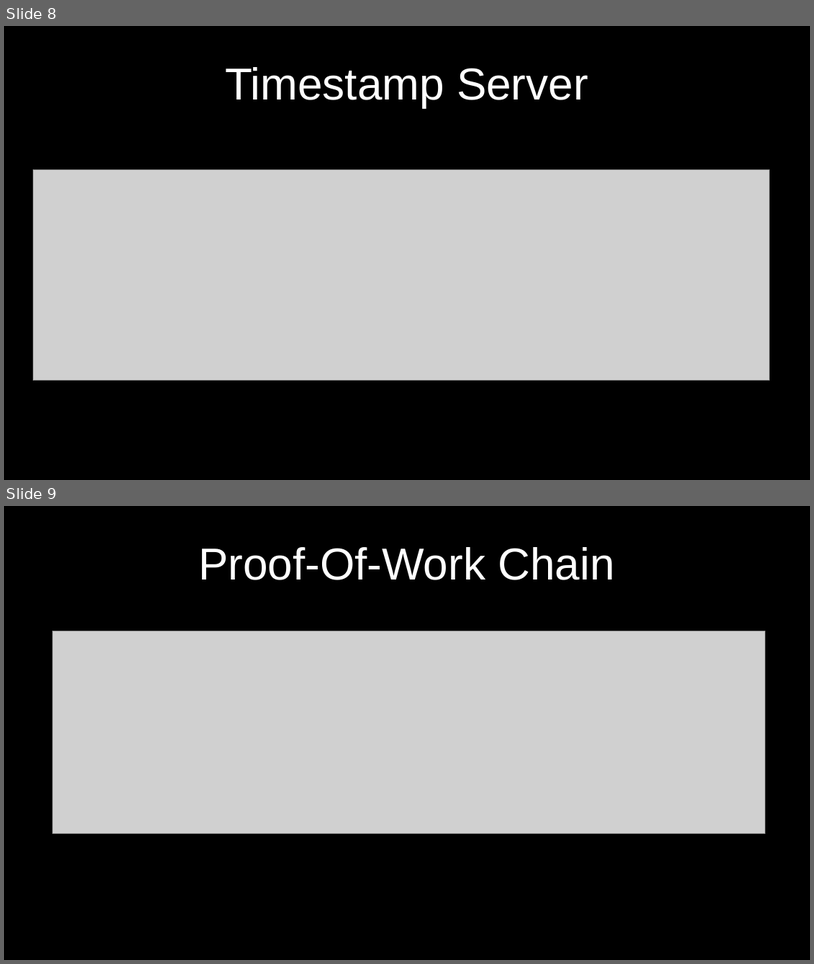
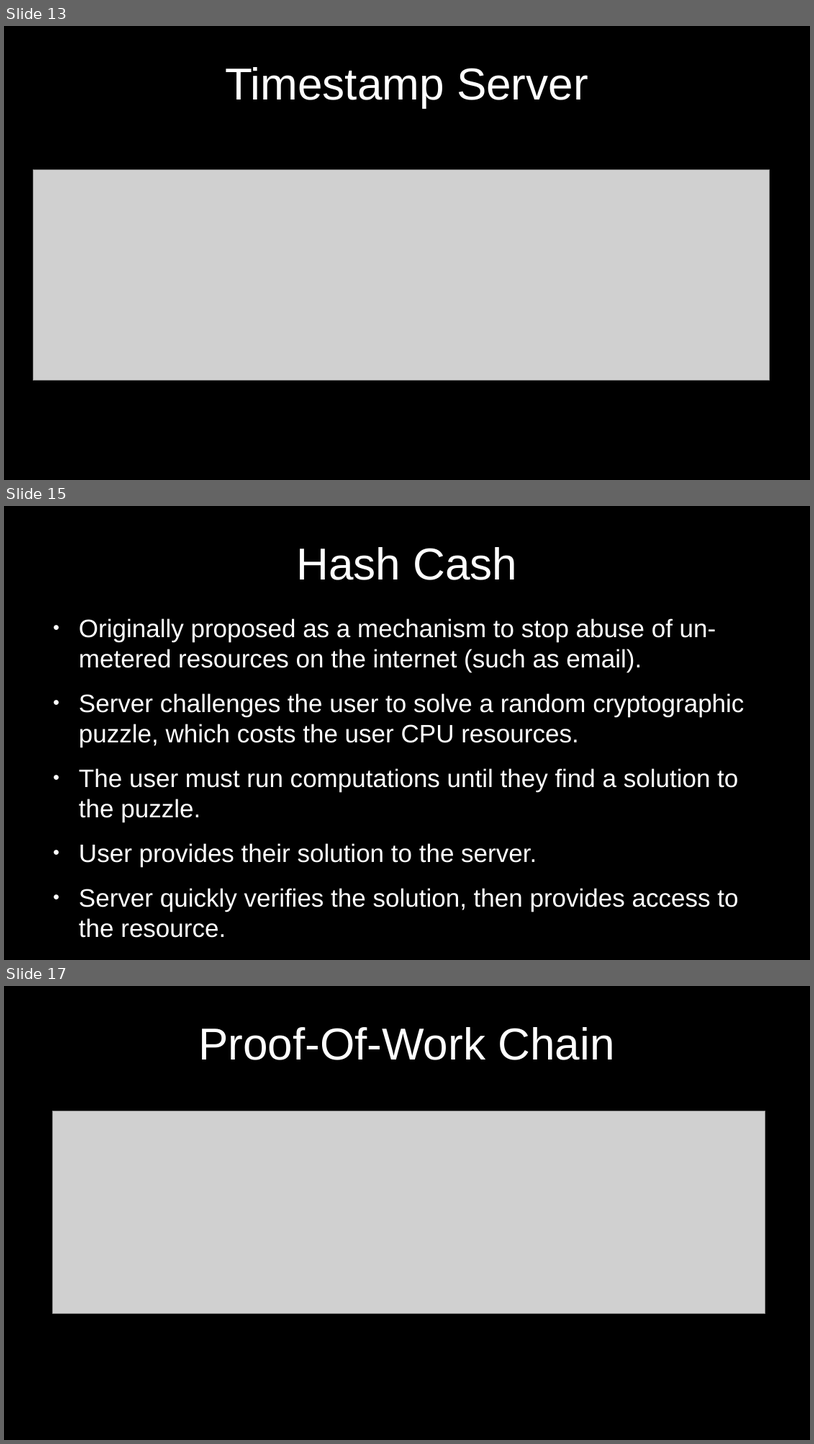
Before and after one commit to cmdruid/bitcoin-programming, a slide deck: slides/bitcoin-whitepaper-review.odp. Shown one above the other, each under a label of ours: slides 8 and 9 before the commit, slides 13, 15 and 17 after it; the slides between them are not shown. The pictures are 814x964 and 814x1444 pixels, drawn with LibreOffice and Linux fonts; fonts in the diff are those of the drawing; grey boxes stand for pictures. Boxes give left, top, right and bottom in pixels: in the first picture for what was removed or moved away, otherwise in the second. Text is boxed around its words. In the diff, an @@ line names an element or a change of style, - is before the commit and + after.

```diff
--- a/slides/bitcoin-whitepaper-review.odp
+++ b/slides/bitcoin-whitepaper-review.odp
@@ slide 15 added at <box>4,506,810,960</box>, background #000000 @@
@@ title added at <box>296,547,517,580</box>, 44 pt, text #FFFFFF @@
+Hash Cash
@@ text added at <box>79,618,744,937</box>, 24.8 pt, text #FFFFFF @@
+● Originally proposed as a mechanism to stop abuse of un-metered resources on the internet (such as email).
+● Server challenges the user to solve a random cryptographic puzzle, which costs the user CPU resources.
+● The user must run computations until they find a solution to the puzzle.
+● User provides their solution to the server.
+● Server quickly verifies the solution, then provides access to the resource.
@@ what was slide 8 is now slide 13 @@
@@ what was slide 9 is now slide 17 @@
```
Also in this commit, not shown: 2 slides changed, 8 other slides added, 1 slide removed, 7 other files.
